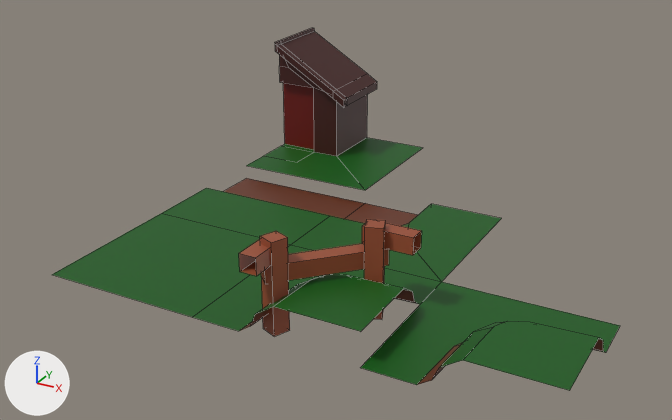
One commit to the Blender file Art/Tiles/Tiles.blend: the scene before it, then after it.
Both versions are drawn from a 50 mm camera at (3.73, -3.39, 2.49) aimed at (1.09, 1.41, 0.09). The axes (+X, +Y, +Z) are drawn at lower left. The lights are the same throughout. Mesh edges are drawn as thin lines.

In view in the first picture: 'Barn', 'Obstacle barrier corner', 'Obstacle corner', 'Plane', 'Plane.001', 'Plane.002'.
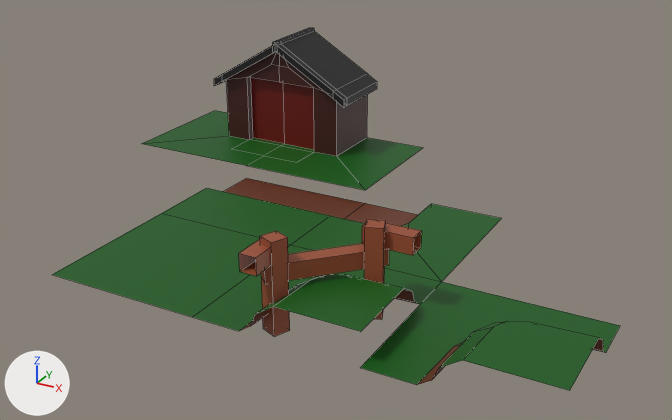
Boxes [x1, y1, x2, y2] around the edits, measured in the pictures (672 x 420 px):
'Barn', surface changed (brown to black): [246, 28, 377, 175] in both
'Barn mirror', added: after [142, 28, 311, 165]

The change, as a diff of the scene's bpy script:
```diff
--- a/Art/Tiles/Tiles.blend.py
+++ b/Art/Tiles/Tiles.blend.py
@@ me_plane_005 @@
 me_plane_005.from_pydata(...)  # 43 vertices, 30 faces; spans x 0.0..1.0, y 0.0..1.0, z 0.0..0.839
 # used by ob_barn; location = (0.0, 2.0, 0.0)
+# me_plane_005 part 1: texture (UV) coordinates changed
 me_plane_005.materials.append(mat_ubershader)
@@ me_plane_006 @@
+me_plane_006.from_pydata(...)  # 43 vertices, 30 faces; spans x 0.0..1.0, y 0.0..1.0, z 0.0..0.839
+me_plane_006.materials.append(mat_ubershader)
@@ ob_barn_mirror @@
+ob_barn_mirror = bpy.data.objects.new('Barn mirror', me_plane_006)
+ob_barn_mirror.location = (-1.0, 2.0, 0.0)
```
